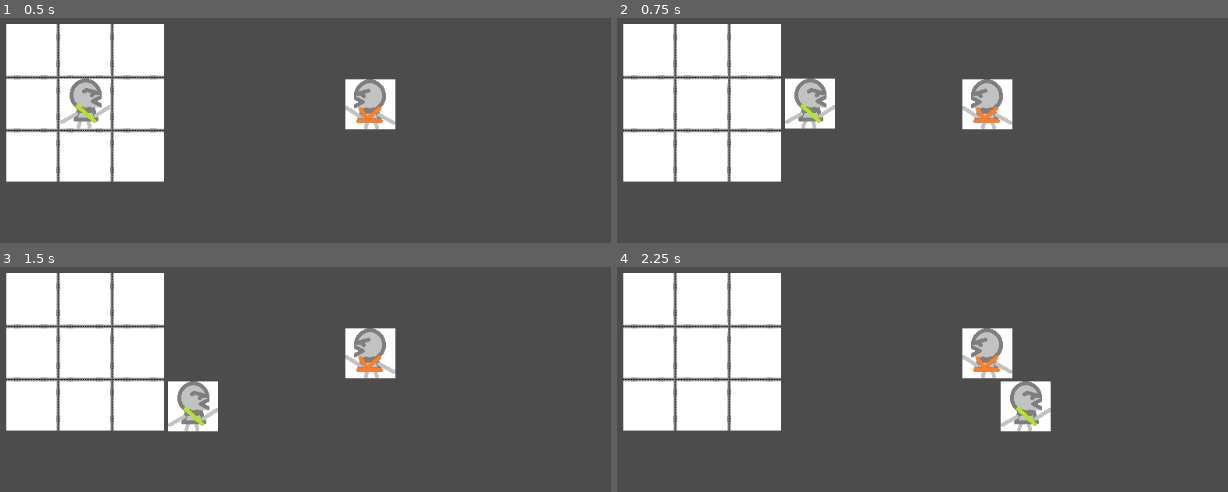
Above: before the commit, frames 1-4 (two rows, left to right).
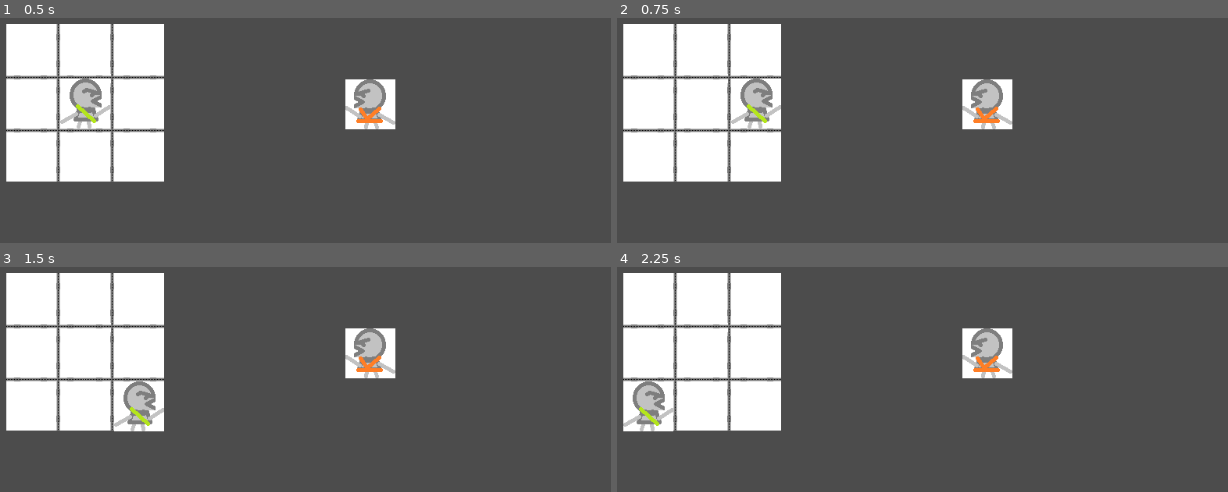
Above: after the commit, the same moments.

Repository: SamBumgardner/way-of-the-wandering-fist
Game: Godot game, scene res://map/Node2DBattle.tscn
The game is run twice, just before and just after one commit, with the same random seed, the same clock (stepped at 60 frames per second) and the same inputs.
Inputs:
- Up to frame 1 (0.5 s): no input
- Up to frame 2 (0.75 s): tap Enter at 0.5 s; hold Right (ui_right) from 0.53 s (still down)
- Up to frame 3 (1.5 s): tap Space at 1.25 s; release Right (ui_right) at 1.28 s; hold Down (ui_down) from 1.28 s (still down)
- Up to frame 4 (2.25 s): tap Enter at 2 s; release Down (ui_down) at 2.03 s; hold Right (ui_right) from 2.03 s (still down)

Frame 1 is identical in both runs. In frame 2, 2.8% of the frame differs, in the area x 18-36%, y 26-50%; in frame 3, 2.9%; in frame 4, 2.9%, in the area x 0-72%, y 50-74%.

Commit message:
Use PR Feedback to Fix Movement

Diff:
--- a/godot/map/hero-green-sash.gd
+++ b/godot/map/hero-green-sash.gd
@@ -37,85 +37,29 @@
 
 func _handleInput():
 	if (Input.is_action_just_pressed("ui_left")):
-		#_moveLeft()
-		_moveDelta(-1, 0)
+		_move(-1, 0)
 
 	if (Input.is_action_just_pressed("ui_right")):
-		# _moveRight()
-		_moveDelta(1, 0)
+		_move(1, 0)
 
 	if (Input.is_action_just_pressed("ui_up")):
-		# _moveUp()
-		_moveDelta(0, 1)
+		_move(0, -1)
 
 	if (Input.is_action_just_pressed("ui_down")):
-		# _moveDown()
-		_moveDelta(0, -1)
+		_move(0, 1)
 
-func _moveDown():
+func _move(deltaX, deltaY):
+	var currentPositionX = positionX
 	var currentPositionY = positionY
-
-	positionY = (positionY - 1 + MAP_HEIGHT) % MAP_HEIGHT
-	move_local_y((currentPositionY - positionY) * MOVEMENT_DISTANCE_PIXEL)
+	positionX = (currentPositionX + deltaX + MAP_SQUARE_SIZE) % MAP_SQUARE_SIZE
+	positionY = (currentPositionY + deltaY + MAP_SQUARE_SIZE) % MAP_SQUARE_SIZE
+	move_local_x((positionX - currentPositionX) * MOVEMENT_DISTANCE_PIXEL)
+	move_local_y((positionY - currentPositionY) * MOVEMENT_DISTANCE_PIXEL)
 
 	if (OS.is_debug_build()):
-		print(HERO_NAME + ' moved down to ' + _currentPositionString())
+		print(_getMovementDescription(deltaX, deltaY))
 
-func _moveLeft():
-	var currentPositionX = positionX
-
-	positionX = (positionX - 1 + MAP_WIDTH) % MAP_WIDTH
-	move_local_x((currentPositionX - positionX) * -MOVEMENT_DISTANCE_PIXEL)
-
-	if (OS.is_debug_build()):
-		print(HERO_NAME + ' moved left to ' + _currentPositionString())
-
-func _moveRight():
-	var currentPositionX = positionX
-
-	positionX = (positionX + 1) % MAP_WIDTH
-	move_local_x((currentPositionX - positionX) * -MOVEMENT_DISTANCE_PIXEL)
-
-	if (OS.is_debug_build()):
-		print(HERO_NAME + ' moved right to ' + _currentPositionString())
-
-func _moveUp():
-	var currentPositionY = positionY
-
-	positionY = (positionY + 1) % MAP_HEIGHT
-	move_local_y((currentPositionY - positionY) * MOVEMENT_DISTANCE_PIXEL)
-
-	if (OS.is_debug_build()):
-		print(HERO_NAME + ' moved up to ' + _currentPositionString())
-
-func _moveDelta(x, y):
-	# _moveDelta(1, 1) means to move diagonally North East.
-	var currentPositionX = x
-	var currentPositionY = y
-
-	positionX = (positionX + MAP_WIDTH + x) % MAP_WIDTH
-	positionY = (positionY + MAP_HEIGHT + y) % MAP_HEIGHT
-
-	var calculatedDeltaX = currentPositionX - positionX + MAP_WIDTH
-	var calculatedDeltaXPixel = calculatedDeltaX * MOVEMENT_DISTANCE_PIXEL
-
-	#var calculatedDeltaY = currentPositionY - positionY
-	var calculatedDeltaY = positionY - currentPositionY
-	var calculatedDeltaYPixel = calculatedDeltaY * MOVEMENT_DISTANCE_PIXEL
-	print(PoolStringArray([
-		'MDeltaY', y, positionY, calculatedDeltaY, calculatedDeltaYPixel
-	]))
-
-	if (x != 0):
-		move_local_x(calculatedDeltaXPixel)
-
-	if (y != 0):
-		move_local_y(calculatedDeltaYPixel)
-
-	if (OS.is_debug_build()):
-		print(getMovementDescription(x, y))
-
-func getDirectionList(x, y):
+func _getDirectionList(x, y):
 	var directionList = []
 
 	if (x > 0):
@@ -125,22 +69,22 @@
 		directionList.push_back('left')
 
 	if (y > 0):
-		directionList.push_back('up')
+		directionList.push_back('down')
 
 	if (y < 0):
-		directionList.push_back('down')
+		directionList.push_back('up')
 
 	return directionList
 
-func getMovementDescription(x, y):
+func _getMovementDescription(x, y):
 	var descriptionOfMoveDirection = PoolStringArray(
-		getDirectionList(x, y)
+		_getDirectionList(x, y)
 	).join(' and ')
-	var descriptionFull = (
-		HERO_NAME
-		+ ' moved '
-		+ descriptionOfMoveDirection
-		+ ' to '
-		+ _currentPositionString()
-	)
+	var descriptionFull = PoolStringArray([
+		HERO_NAME,
+		' moved ',
+		descriptionOfMoveDirection,
+		' to ',
+		_currentPositionString()
+	]).join('')
 	return descriptionFull
